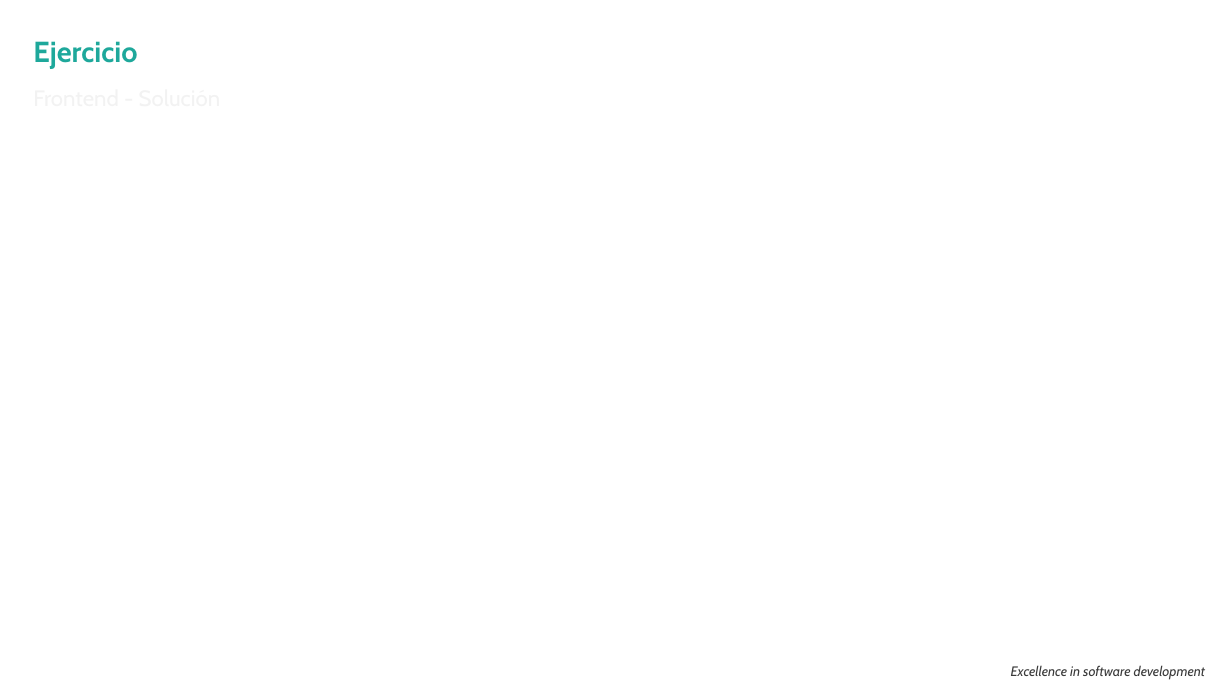
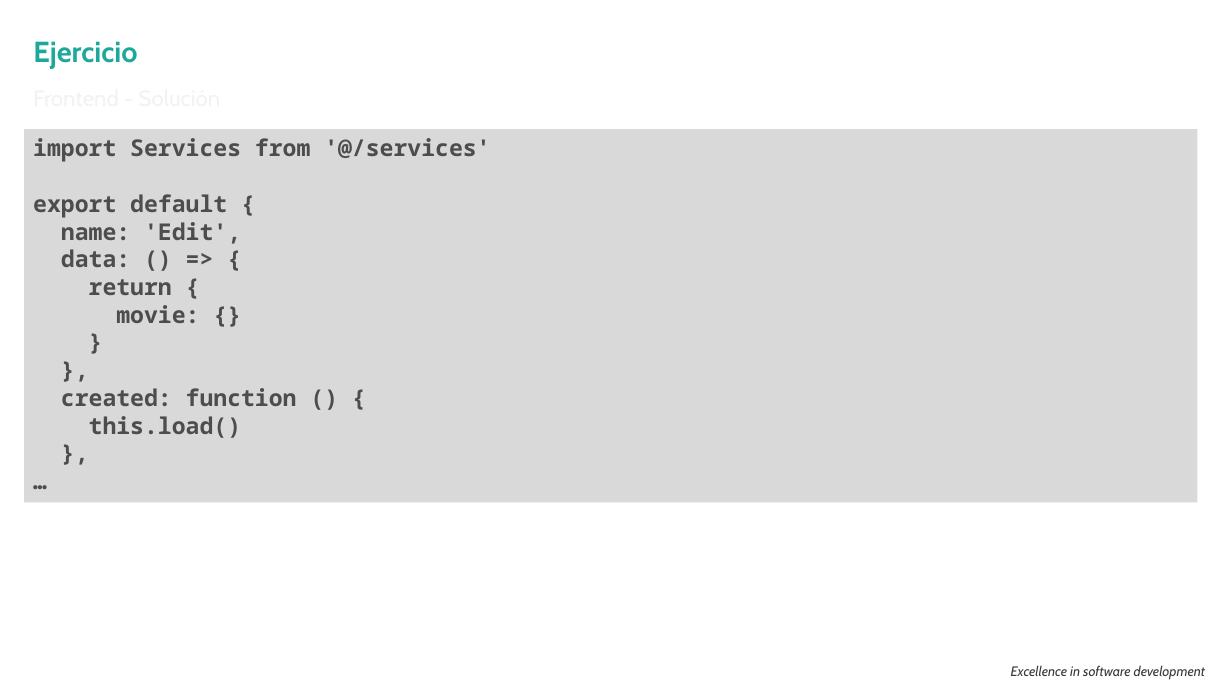
Before and after one commit to hexacta/ort-workshop-2017, a slide deck: slide 22 of Presentacion.pptx (slide 19 before the commit). Drawn at 1232x693 pixels with LibreOffice and Linux fonts; fonts in the diff are those of the drawing; background and template pictures are left out. Boxes give left, top, right and bottom in pixels: in the first picture for what was removed or moved away, otherwise in the second. Text is boxed around its words. In the diff, an @@ line names an element or a change of style, - is before the commit and + after.

```diff
--- a/Presentacion.pptx
+++ b/Presentacion.pptx
@@ rectangle added at bbox=[24, 129, 1198, 503], fill #D9D9D9, 18 pt, text #4D4D4D, bold @@
+import Services from '@/services'
+export default {
+name: 'Edit',
+data: () => {
+return {
+movie: {}
+}
+},
+created: function () {
+this.load()
+},
+…
```
Also in this commit, not shown: 4 other slides changed, 5 slides added.
